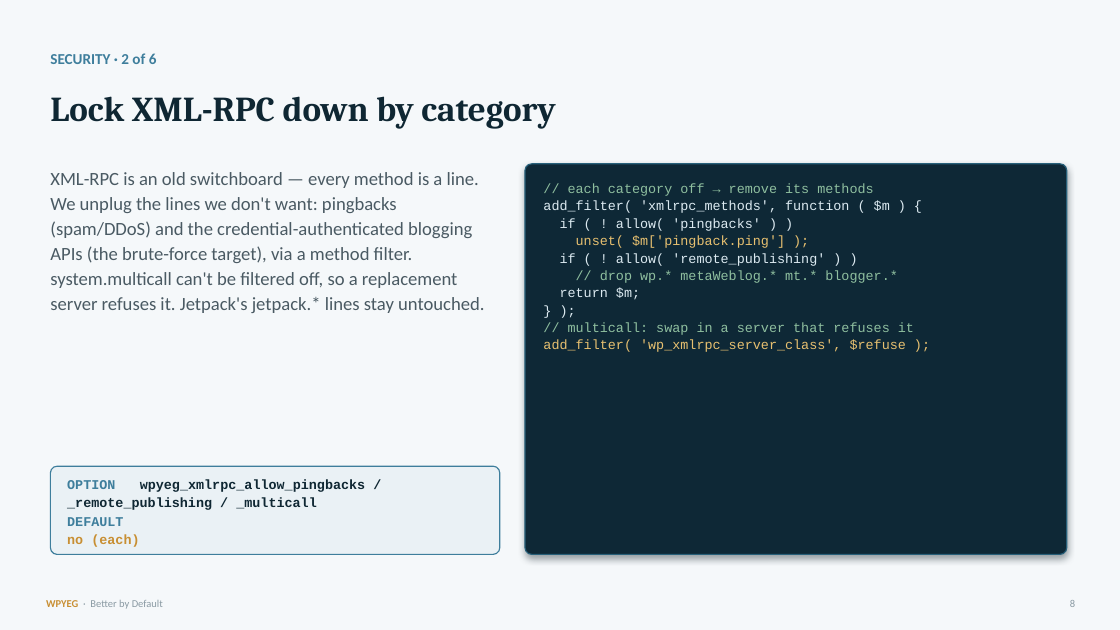
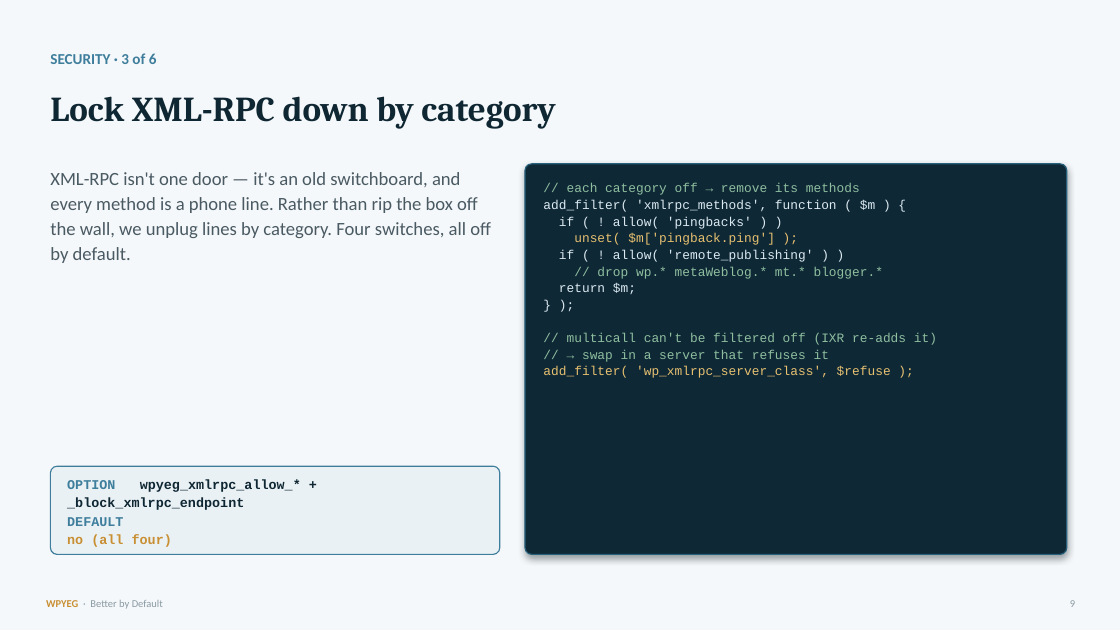
Before and after one commit to WPYEG/Better-by-Default, a slide deck: slide 9 of workshop/Better-by-Default.pptx (slide 8 before the commit). Drawn at 1120x630 pixels with LibreOffice and Linux fonts; fonts in the diff are those of the drawing. Boxes give left, top, right and bottom in pixels: in the first picture for what was removed or moved away, otherwise in the second. Text is boxed around its words. In the diff, an @@ line names an element or a change of style, - is before the commit and + after.

```diff
--- a/workshop/Better-by-Default.pptx
+++ b/workshop/Better-by-Default.pptx
@@ text at (50,172,491,263): text changed @@
-XML-RPC is an old switchboard — every method is a line. We unplug the lines we don't want: pingbacks (spam/DDoS) and the credential-authenticated blogging APIs (the brute-force target), via a method filter. system.multicall can't be filtered off, so a replacement server refuses it. Jetpack's jetpack.* lines stay untouched.
+XML-RPC isn't one door — it's an old switchboard, and every method is a phone line. Rather than rip the box off the wall, we unplug lines by category. Four switches, all off by default.
@@ text at (543,183,891,378): size 11.5 to 11 pt in "// each category off → remove its ...", "add_filter( 'xmlrpc_methods', function ( $m ) {", "if ( ! allow( 'pingbacks' ) )", "unset( $m['pingback.ping'] );" and 5 more places @@
@@ text at (567,333,937,362): text changed; size 11.5 to 11 pt @@
-// multicall: swap in a server that refuses it
+// multicall can't be filtered off (IXR re-adds it)
+// → swap in a server that refuses it
@@ text at (67,479,301,510): text changed @@
-OPTION wpyeg_xmlrpc_allow_pingbacks / _remote_publishing / _multicall
+OPTION wpyeg_xmlrpc_allow_* + _block_xmlrpc_endpoint
@@ text at (67,535,172,547): text changed @@
-no (each)
+no (all four)
```
Also in this commit, not shown: 20 other slides changed, 11 other files.
